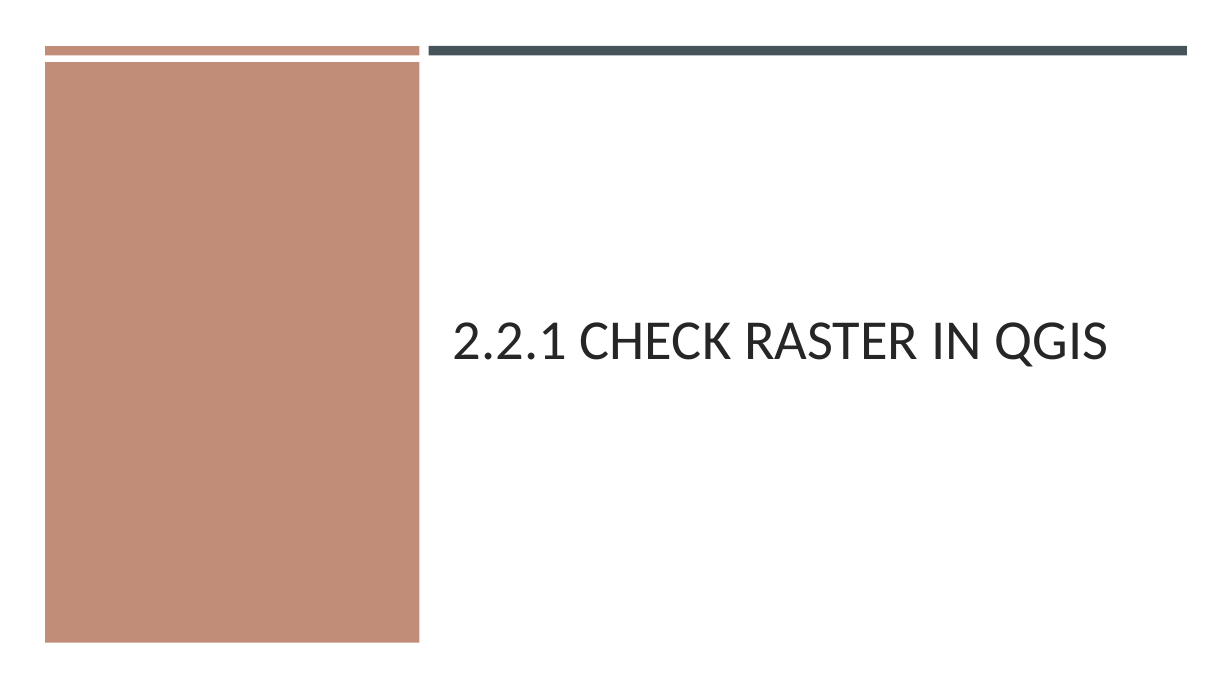
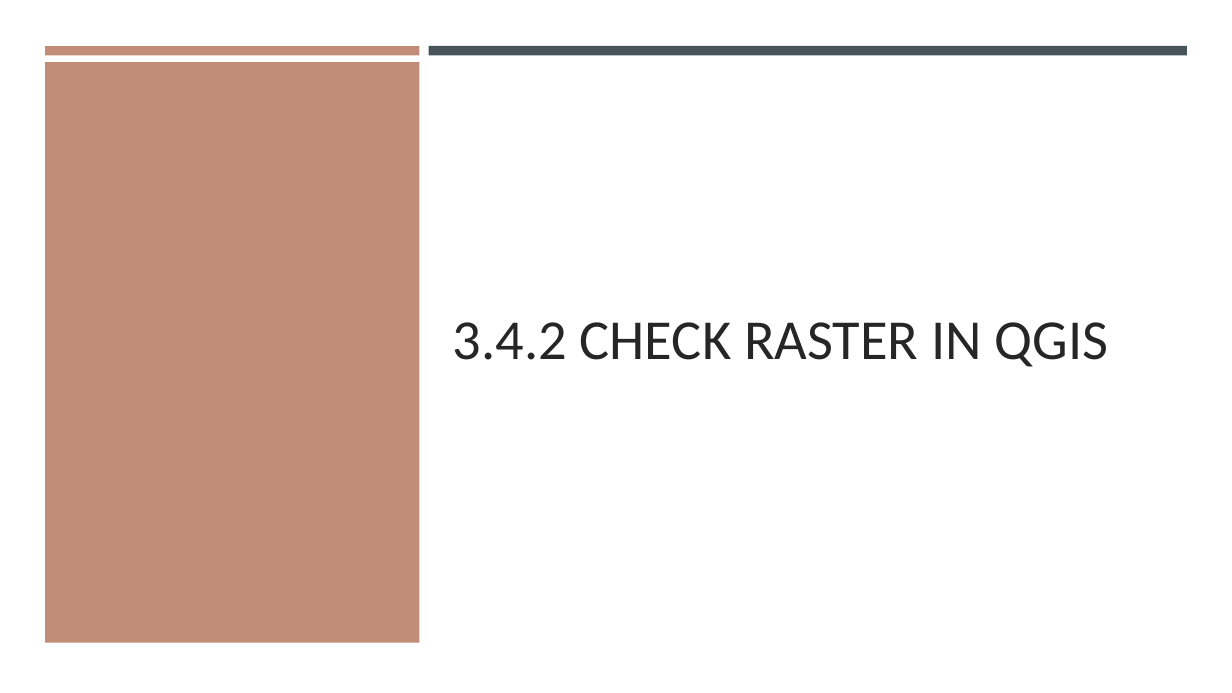
Before and after one commit to gisynw/ssj-376, a slide deck: slide 45 of docs/Lectures/Week03/Week03_SpatialData.pptx (slide 46 before the commit). Drawn at 1232x693 pixels with LibreOffice and Linux fonts; fonts in the diff are those of the drawing. Boxes give left, top, right and bottom in pixels: in the first picture for what was removed or moved away, otherwise in the second. Text is boxed around its words. In the diff, an @@ line names an element or a change of style, - is before the commit and + after.

```diff
--- a/docs/Lectures/Week03/Week03_SpatialData.pptx
+++ b/docs/Lectures/Week03/Week03_SpatialData.pptx
@@ title at [453, 322, 1109, 367]: text changed @@
-2.2.1 CHECK RASTER IN QGIS
+3.4.2 CHECK RASTER IN QGIS
```
Also in this commit, not shown: 14 other slides changed, 4 slides added, 5 slides removed, 4 other files.
